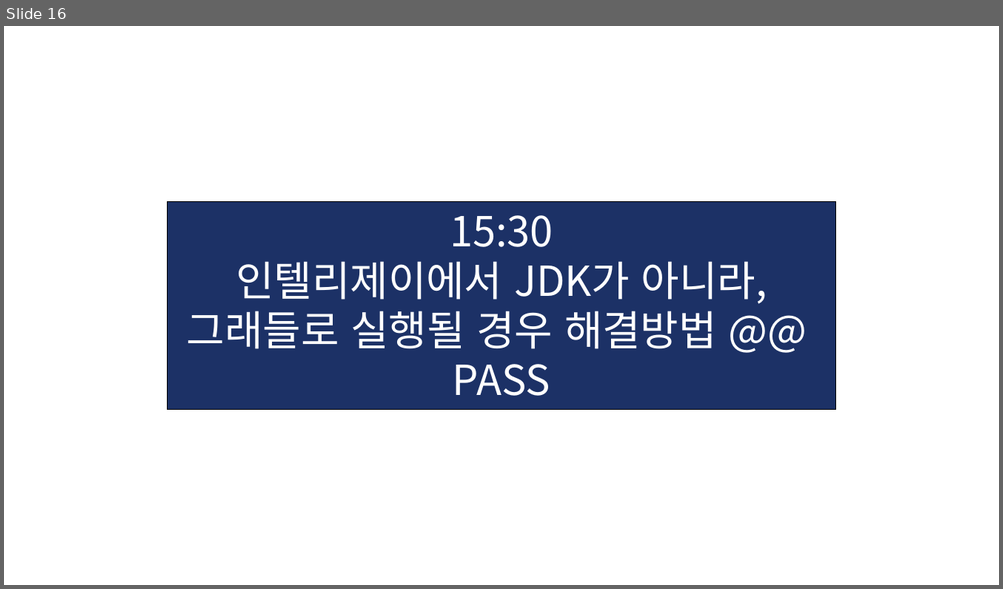
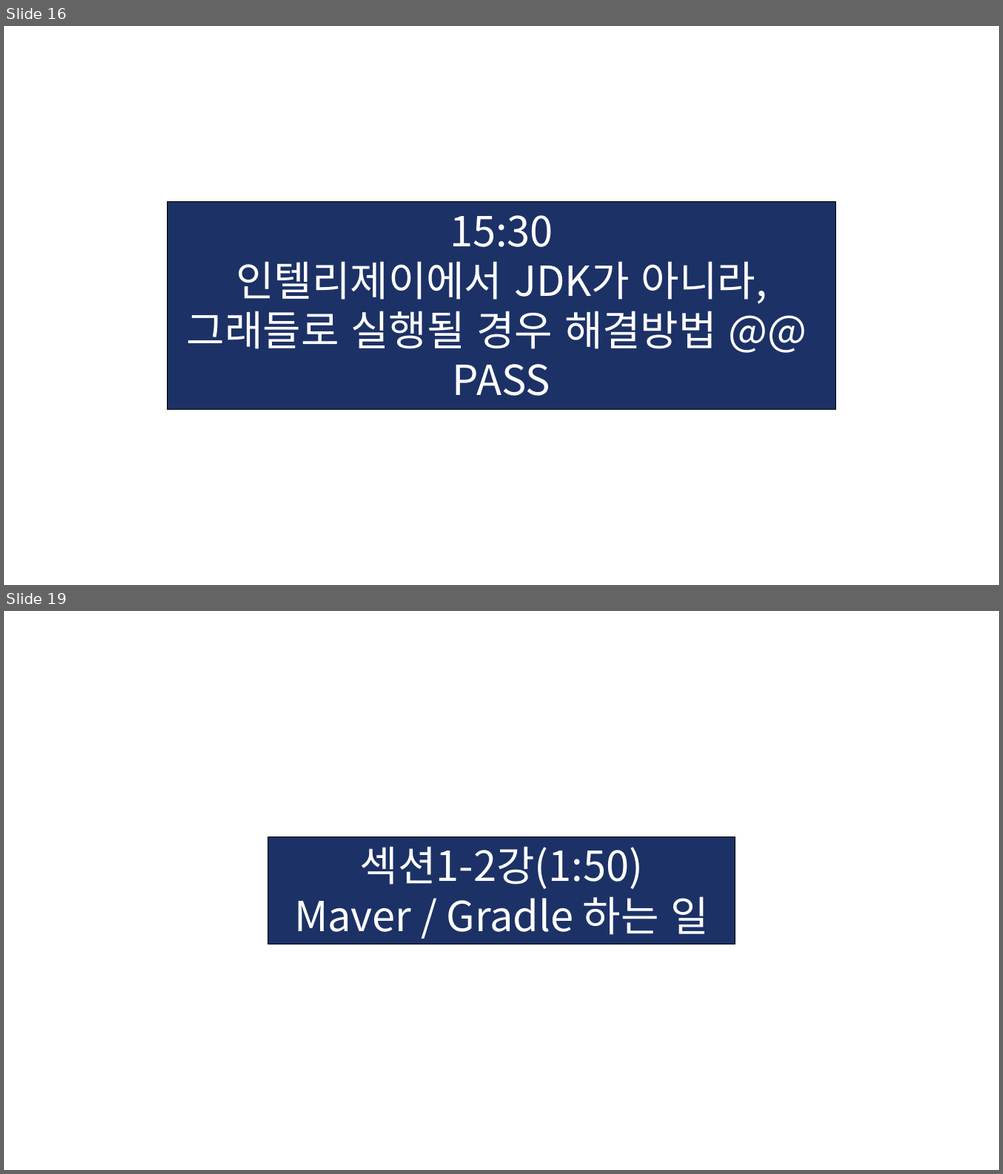
Before and after one commit to KIM-BEOMSOO/study, a slide deck: 00.공부 정리(최종)/12.Spring-Boot/03.인프런_김영한_스프링 입문/01.인프런_깅영한_Spring-Boot.pptx. Shown one above the other, each under a label of ours: slide 16 before the commit, slides 16 and 19 after it; the slides between them are not shown. The pictures are 1003x589 and 1003x1174 pixels, drawn with LibreOffice and Linux fonts; fonts in the diff are those of the drawing. Boxes give left, top, right and bottom in pixels: in the first picture for what was removed or moved away, otherwise in the second. Text is boxed around its words. In the diff, an @@ line names an element or a change of style, - is before the commit and + after.

```diff
--- a/00.공부 정리(최종)/12.Spring-Boot/03.인프런_김영한_스프링 입문/01.인프런_깅영한_Spring-Boot.pptx
+++ b/00.공부 정리(최종)/12.Spring-Boot/03.인프런_김영한_스프링 입문/01.인프런_깅영한_Spring-Boot.pptx
@@ slide 19 added at [4, 611, 999, 1170], background #FFFFFF @@
@@ rectangle added at [268, 837, 735, 945], fill #1C3166, outline #000000 0.75 pt, 40 pt, text #FFFFFF @@
+섹션1-2강(1:50)
+Maver / Gradle 하는 일
```
Also in this commit, not shown: 16 other slides added.
